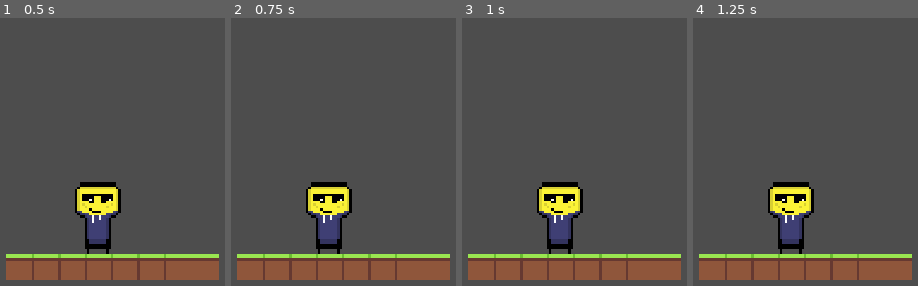
Above: before the commit, frames 1-4 (left to right).
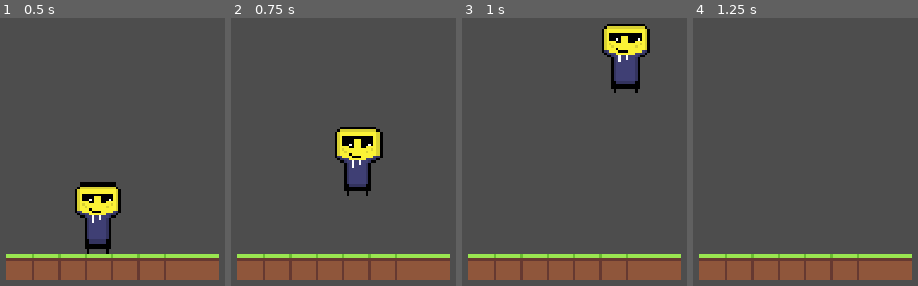
Above: after the commit, the same moments.

Repository: benjitran2009/rapidPlatformer
Game: Godot game, scene res://main.tscn
The game is run twice, just before and just after one commit, with the same random seed, the same clock (stepped at 60 frames per second) and the same inputs.
Inputs:
- Up to frame 1 (0.5 s): no input
- Up to frame 2 (0.75 s): tap Enter at 0.5 s; hold D (right) from 0.53 s (still down); tap Space (jump, bound only after the commit) at 0.6 s
- Up to frame 3 (1 s): keep holding D (right); tap Space (jump, bound only after the commit) at 0.77 s
- Up to frame 4 (1.25 s): keep holding D (right); tap Space (jump, bound only after the commit) at 1.07 s

Frame 1 is identical in both runs. In frame 2, 7.8% of the frame differs, in the area x 33-68%, y 40-89%; in frame 3, 8.0%, in the area x 33-84%, y 2-89%; in frame 4, 4.0%.
Error before the commit: Parse Error: Expected ":" after "if" condition. (res://main.gd:11)

Commit message:
jump ling

Diff:
--- a/main.gd
+++ b/main.gd
@@ -1,14 +1,22 @@
 extends CharacterBody2D
 
-@export var speed = 400
-@export var gravity = 2
-@onready var ground = $"./"
+
+var run_speed = 350
+var jump_speed = -1000
+var gravity = 2500
+
 func get_input():
-	var input_direction = Input.get_vector("left", "right", "up", "down")
-	velocity = input_direction * speed
+	velocity.x = 0
+	var right = Input.is_action_pressed('right')
+	var left = Input.is_action_pressed('left')
+	var jump = Input.is_action_just_pressed('jump')
 
-func calculate_gravity():
-	if (move_and_collide())
+	if is_on_floor() and jump:
+		velocity.y = jump_speed
+	if right:
+		velocity.x += run_speed
+	if left:
+		velocity.x -= run_speed
 
 func _physics_process(delta):
 	get_input()
--- a/project.godot
+++ b/project.godot
@@ -49,6 +49,11 @@
 "events": [Object(InputEventKey,"resource_local_to_scene":false,"resource_name":"","device":-1,"window_id":0,"alt_press …(192 unchanged characters)…
 ]
 }
+jump={
+"deadzone": 0.2,
+"events": [Object(InputEventKey,"resource_local_to_scene":false,"resource_name":"","device":-1,"window_id":0,"alt_pressed":false,"shift_pressed":false,"ctrl_pressed":false,"meta_pressed":false,"pressed":false,"keycode":0,"physical_keycode":32,"key_label":0,"unicode":32,"location":0,"echo":false,"script":null)
+]
+}
 
 [physics]
 
